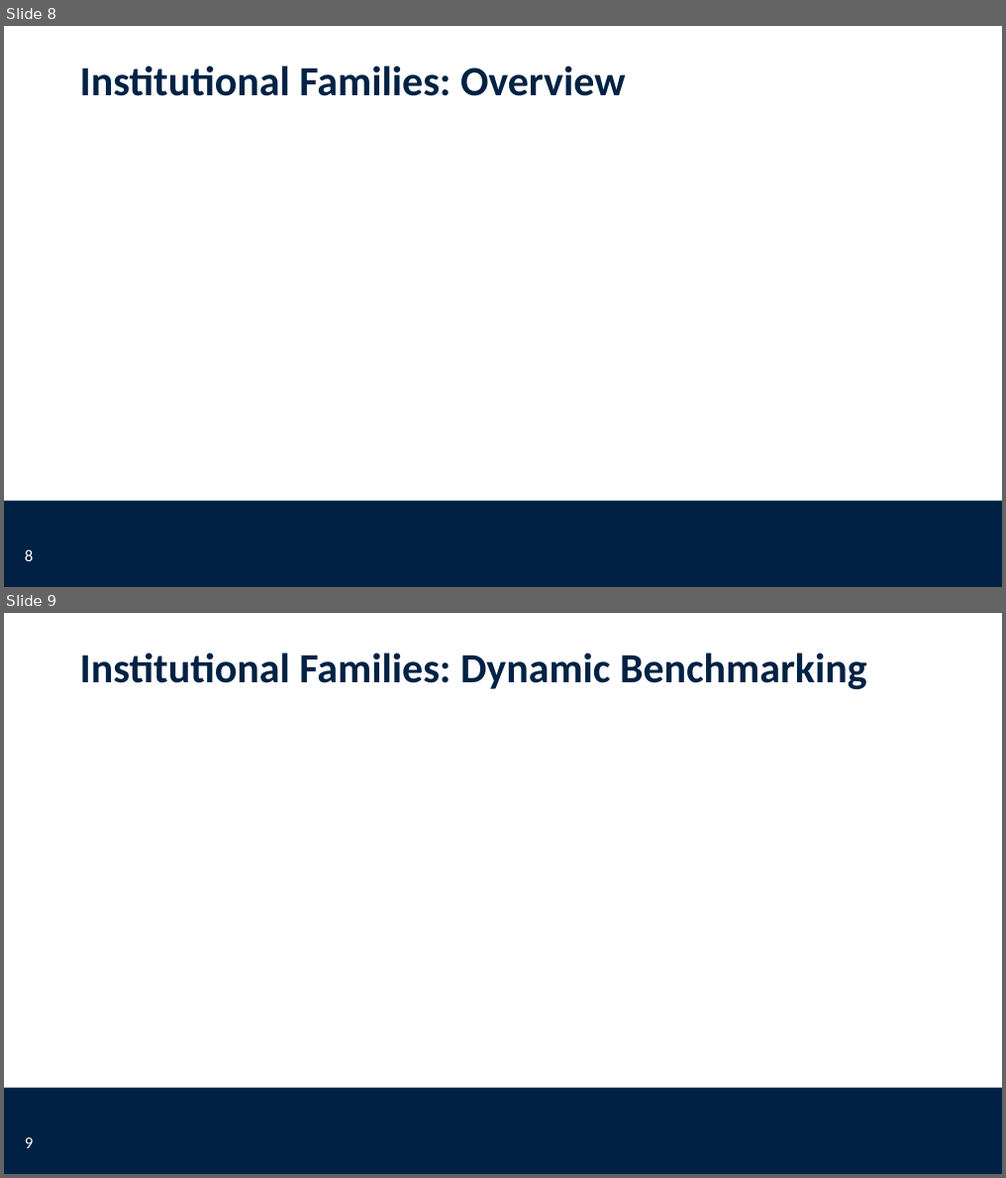
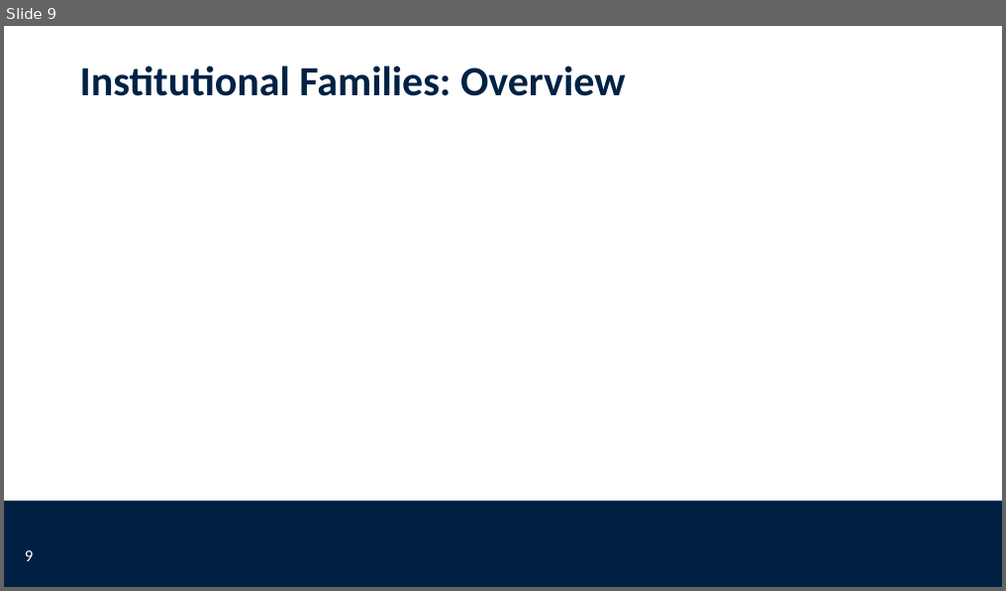
Before and after one commit to worldbank/institutional-assessment-dashboard, a slide deck: app/www/CLIAR_template.pptx. Shown one above the other, each under a label of ours: slides 8 and 9 before the commit, slide 9 after it. The pictures are 1006x1178 and 1006x591 pixels, drawn with LibreOffice and Linux fonts; fonts in the diff are those of the drawing; background and template pictures are left out. Boxes give left, top, right and bottom in pixels: in the first picture for what was removed or moved away, otherwise in the second. Text is boxed around its words. In the diff, an @@ line names an element or a change of style, - is before the commit and + after.

Commit message:
Updated PPT

```diff
--- a/app/www/CLIAR_template.pptx
+++ b/app/www/CLIAR_template.pptx
@@ slide 9 removed at [4,613,1002,1174], background #FFFFFF; not listed: 1 template element that a slide beside it also shows @@
@@ title removed at [80,653,867,689] @@
-Institutional Families: Dynamic Benchmarking
@@ page number removed at [25,1138,33,1149] @@
-9
@@ what was slide 8 is now slide 9 @@
@@ page number at [25,551,33,562]: text changed @@
-8
+9
```
Also in this commit, not shown: 1 slide added.
